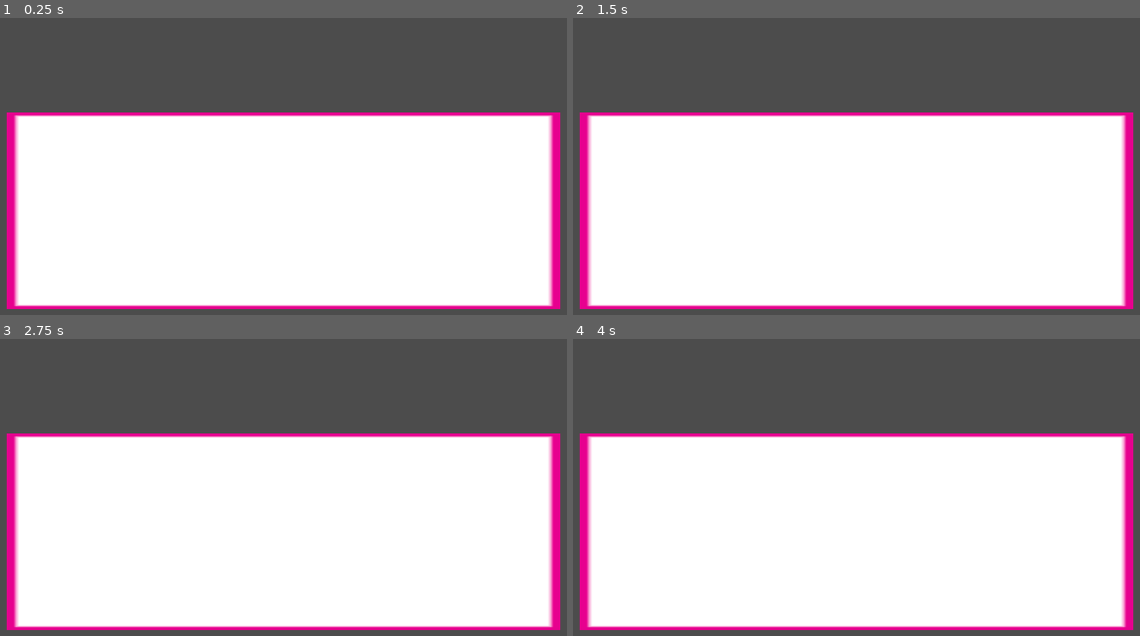
Above: before the commit, frames 1-4 (two rows, left to right).
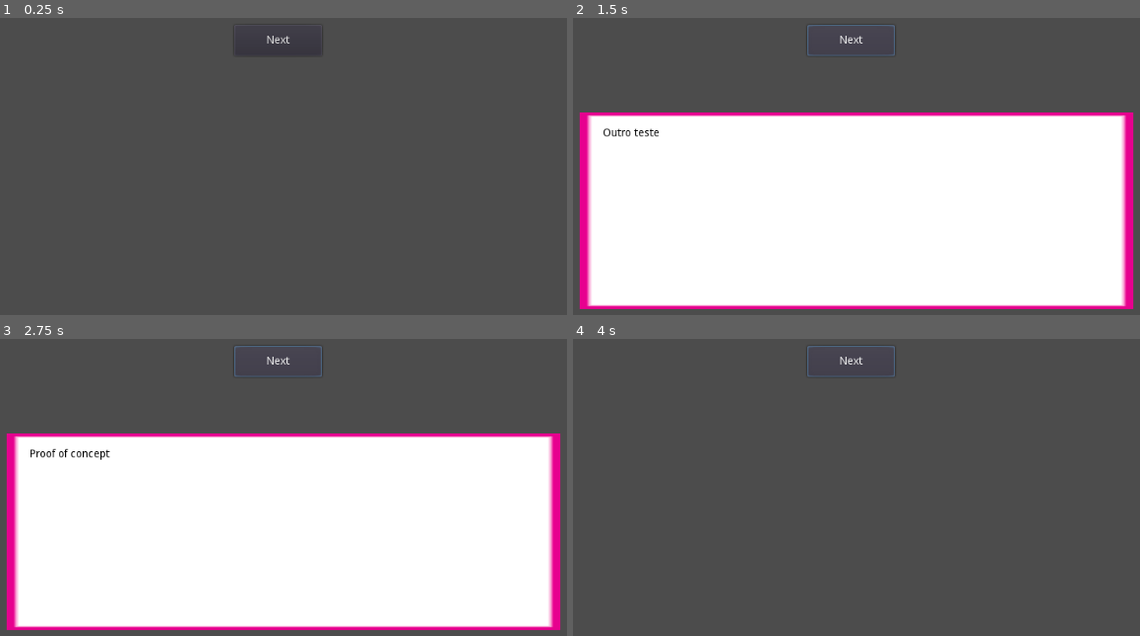
Above: after the commit, the same moments.

Repository: alt-romes/madjam-2021
Game: Godot game, scene res://ExampleScene.tscn
The game is run twice, just before and just after one commit, with the same random seed, the same clock (stepped at 60 frames per second) and the same inputs. Before the commit the project starts from res://Dialogue.tscn.
Inputs (mouse positions are in pixels of both pictures, inside the frame that each line leads up to):
- Up to frame 1 (0.25 s): no input
- Up to frame 2 (1.5 s): click (850, 41) at 0.5 s, where only the run after the commit has a clickable "Next"; click (850, 41) at 1.25 s, where only the run after the commit has a clickable "Next"
- Up to frame 3 (2.75 s): click (277, 362) at 2 s, where only the run after the commit has a clickable "Next"
- Up to frame 4 (4 s): tap Enter at 2.75 s; tap Space at 3.5 s

The runs differ from the first frame. In frame 1, 65% of the frame differs, in the area x 1-99%, y 5-99%; in frame 2, 0.3%; in frame 3, 0.4%; in frame 4, 65%, in the area x 1-99%, y 2-99%.
Error before the commit: Parse Error: The identifier "Dialogue" isn't a valid type (not a script or class), or couldn't be found on base "self". (res://DialogueController.gd:20)

Commit message:
Add proof of the concept working as a test

Diff:
--- /dev/null
+++ b/godot-dialogues/ExampleNPC.gd
@@ -0,0 +1,14 @@
+extends Button
+
+# Proof of concept NPC example
+
+export var sentences : PoolStringArray
+
+var dialogue : Dialogue
+
+func _ready():
+	dialogue = Dialogue.new(sentences)
+	connect("pressed", self, "_on_Button_pressed")
+
+func _on_Button_pressed():
+	get_parent().get_node("Dialogue").emit_signal("dialogue_interact", dialogue)
--- /dev/null
+++ b/godot-dialogues/ExampleScene.tscn
@@ -0,0 +1,20 @@
+[gd_scene load_steps=3 format=2]
+
+[ext_resource path="res://Dialogue.tscn" type="PackedScene" id=1]
+[ext_resource path="res://ExampleNPC.gd" type="Script" id=2]
+
+[node name="ExampleScene" type="Node2D"]
+
+[node name="Dialogue" parent="." instance=ExtResource( 1 )]
+
+[node name="Control" type="Button" parent="."]
+margin_left = 448.0
+margin_top = 58.0
+margin_right = 562.0
+margin_bottom = 98.0
+text = "Next"
+script = ExtResource( 2 )
+__meta__ = {
+"_edit_use_anchors_": false
+}
+sentences = PoolStringArray( "Teste do rodrigo", "Outro teste", "Proof of concept", "Working :)" )
--- a/godot-dialogues/project.godot
+++ b/godot-dialogues/project.godot
@@ -8,16 +8,20 @@
 
 config_version=4
 
-_global_script_classes=[  ]
+_global_script_classes=[ {
+"base": "Node",
+"class": "Dialogue",
+"language": "GDScript",
+"path": "res://Dialogue.gd"
+} ]
 _global_script_class_icons={
-
+"Dialogue": ""
 }
 
 [application]
 
 config/name="godot-dialogues"
-run/main_scene="res://Dialogue.tscn"
-config/icon="res://icon.png"
+run/main_scene="res://ExampleScene.tscn"
 
 [rendering]
 
Binary file removed: godot-dialogues/icon.png
Not shown, removed: godot-dialogues/icon.png.import
